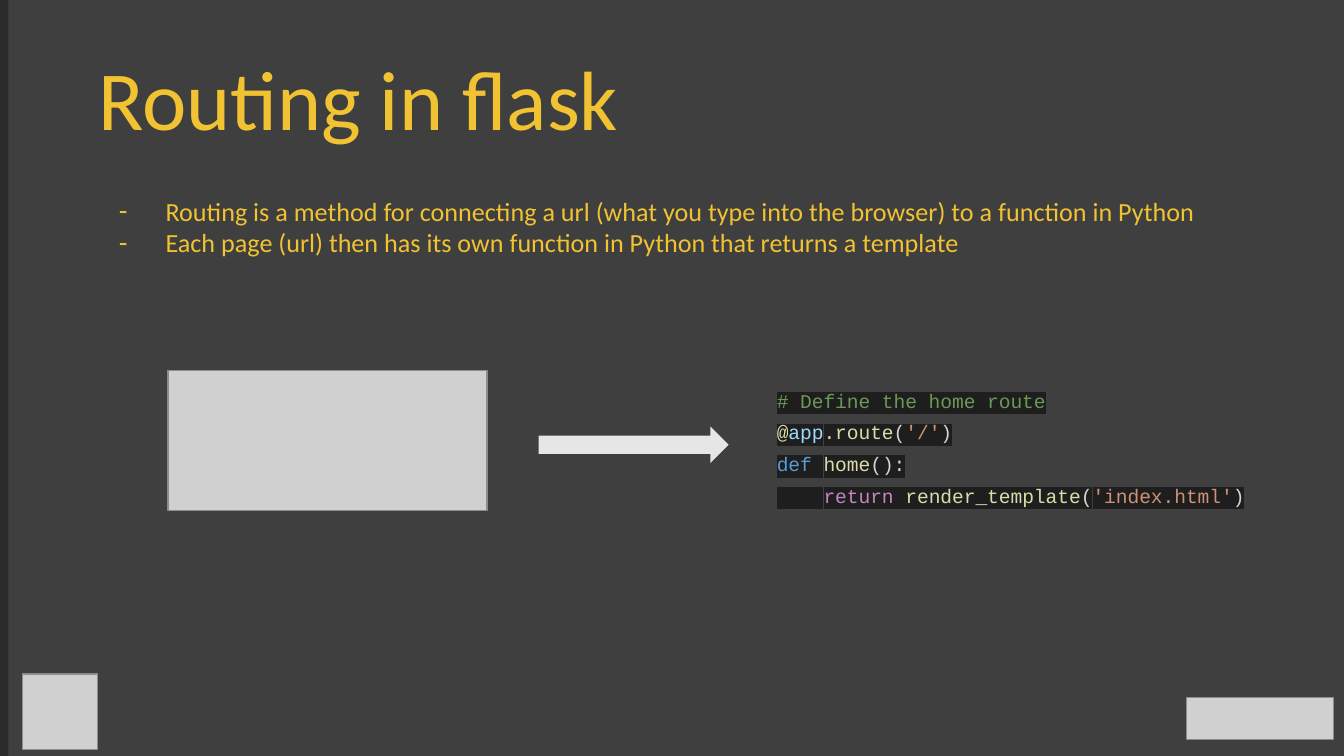
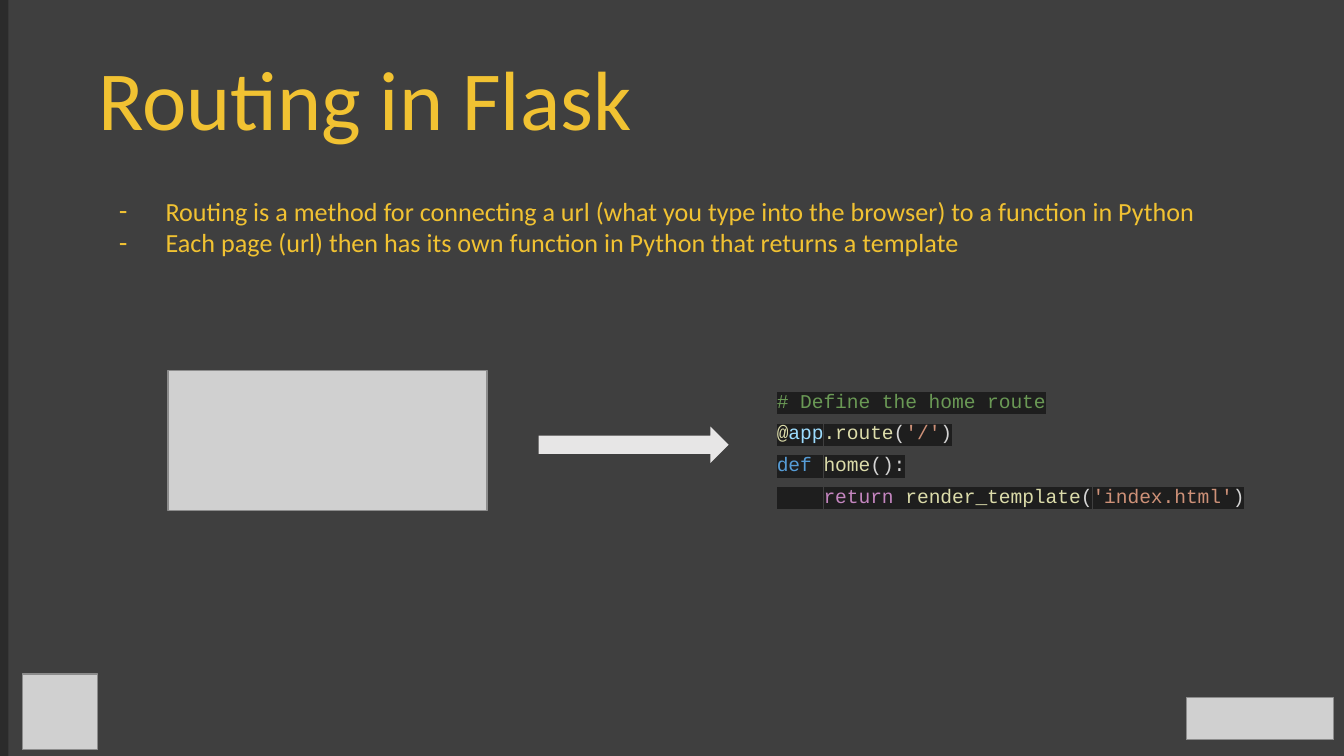
Before and after one commit to AmundJorgensen00/Practice-Flask-2.0, a slide deck: slide 9 of Introduction_to_Flask_EN.pptx. Drawn at 1344x756 pixels with LibreOffice and Linux fonts; fonts in the diff are those of the drawing; grey boxes stand for pictures; background and template pictures are left out; a plain dark background stands for a picture behind light text. Boxes give left, top, right and bottom in pixels: in the first picture for what was removed or moved away, otherwise in the second. Text is boxed around its words. In the diff, an @@ line names an element or a change of style, - is before the commit and + after.

```diff
--- a/Introduction_to_Flask_EN.pptx
+++ b/Introduction_to_Flask_EN.pptx
@@ text at (98, 71, 631, 145): text changed @@
-Routing in flask
+Routing in Flask
```
Also in this commit, not shown: 9 other slides changed.
